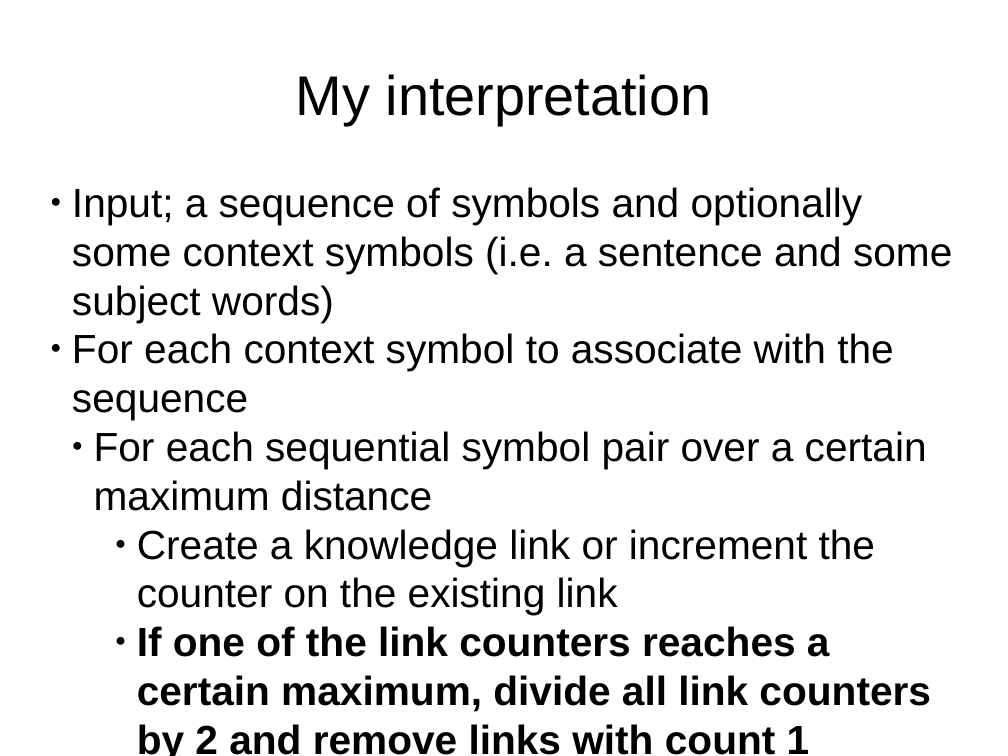
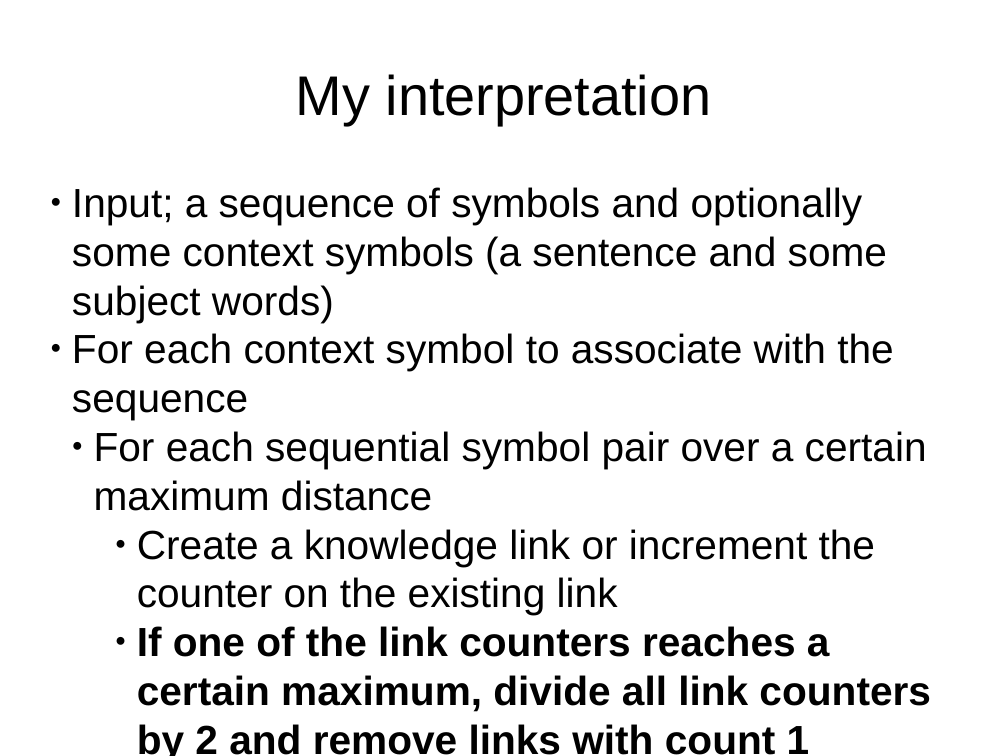
Before and after one commit to DyzLecticus/Zeesoft, a slide deck: slide 7 of V3.0/doc/Zeesoft Open Source Artificial Cognition.odp. Drawn at 1008x756 pixels with LibreOffice and Linux fonts; fonts in the diff are those of the drawing. Boxes give left, top, right and bottom in pixels: in the first picture for what was removed or moved away, otherwise in the second. Text is boxed around its words. In the diff, an @@ line names an element or a change of style, - is before the commit and + after.

Commit message:
Updated presentation

```diff
--- a/V3.0/doc/Zeesoft Open Source Artificial Cognition.odp
+++ b/V3.0/doc/Zeesoft Open Source Artificial Cognition.odp
@@ subtitle at [72, 187, 887, 322]: text changed @@
-● Input; a sequence of symbols and optionally some context symbols (i.e. a sentence and some subject words)
+● Input; a sequence of symbols and optionally some context symbols (a sentence and some subject words)
```
Also in this commit, not shown: 3 other slides changed.
